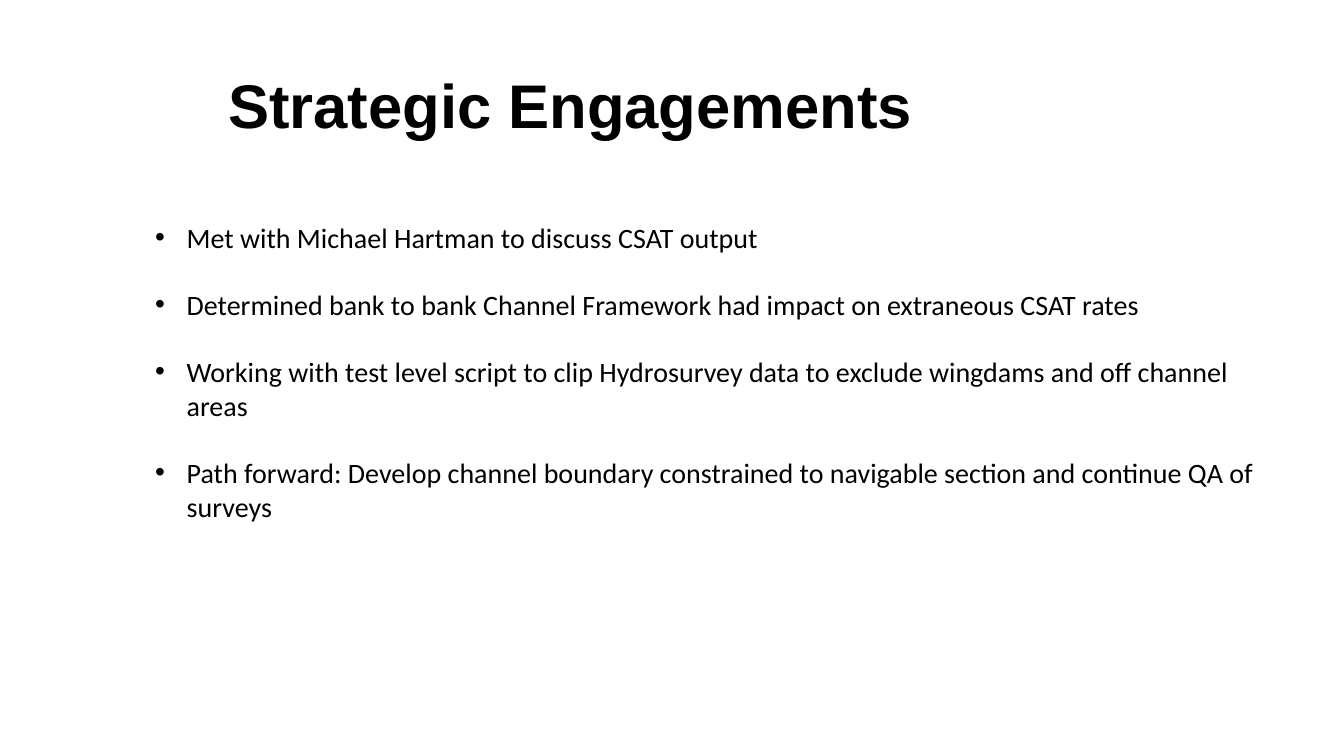
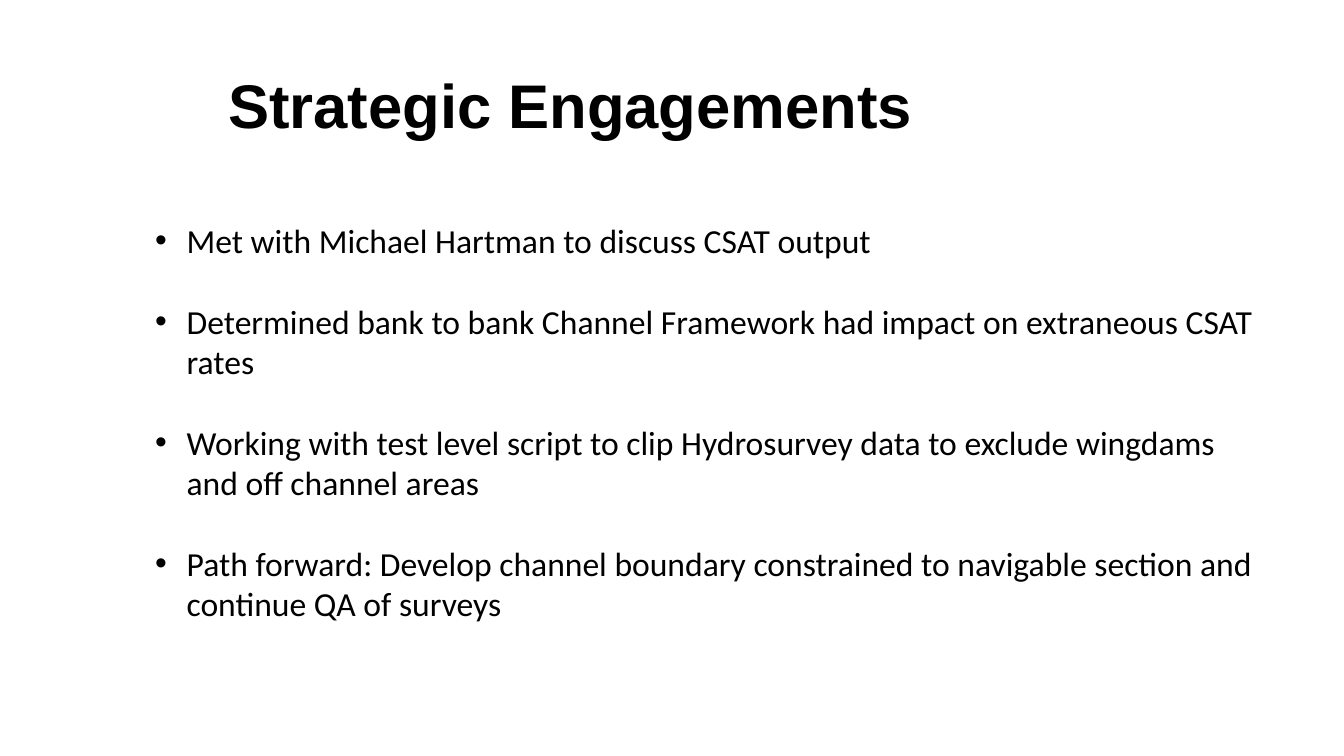
Before and after one commit to bchileen/DRAFT, a slide deck: slide 5 of Capstone/DRAFT_Update_20251017.pptx. Drawn at 1344x756 pixels with LibreOffice and Linux fonts; fonts in the diff are those of the drawing; background and template pictures are left out. Boxes give left, top, right and bottom in pixels: in the first picture for what was removed or moved away, otherwise in the second. Text is boxed around its words. In the diff, an @@ line names an element or a change of style, - is before the commit and + after.

```diff
--- a/Capstone/DRAFT_Update_20251017.pptx
+++ b/Capstone/DRAFT_Update_20251017.pptx
@@ text "Met with Michael Hartman to ..." at box(187, 229, 1252, 622): size 20 to 24 pt @@
```
Also in this commit, not shown: 3 other slides changed, 1 slide removed, 2 other files.
